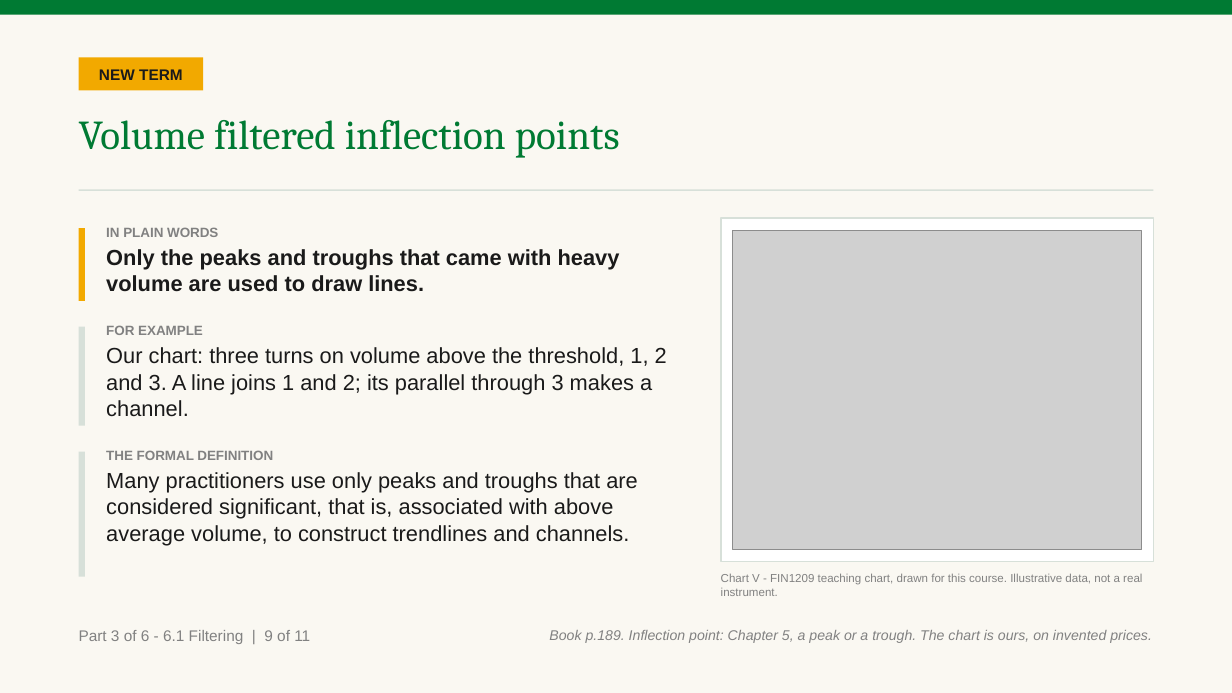
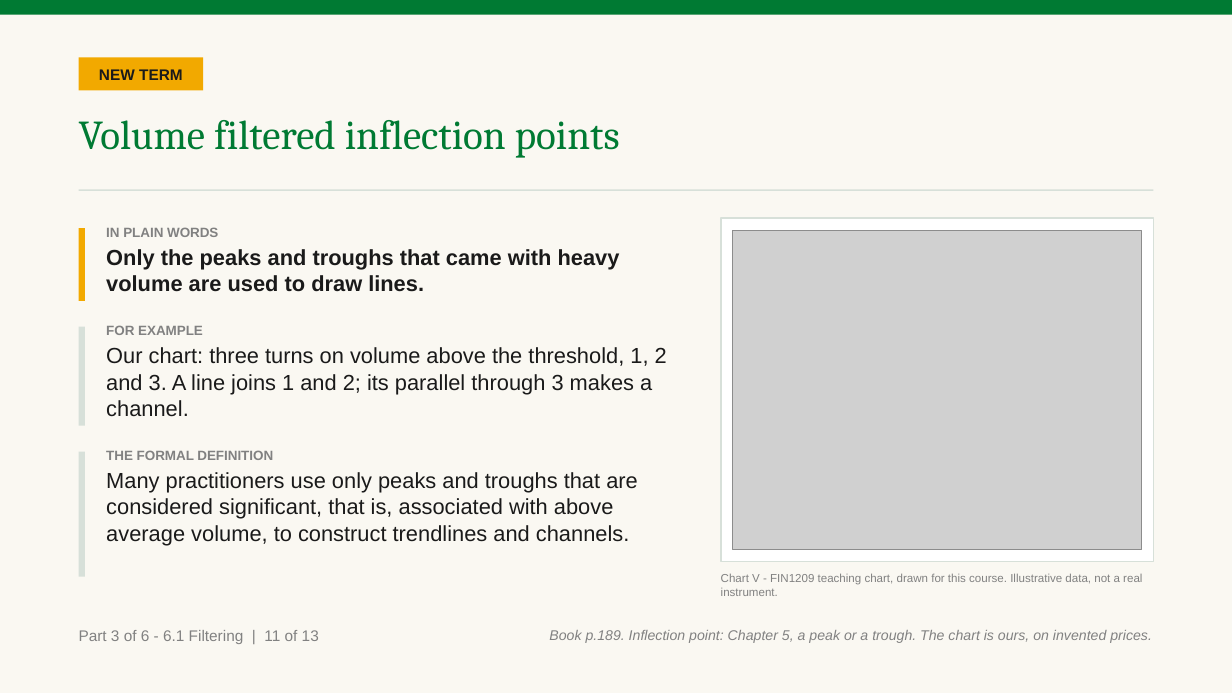
Before and after one commit to benjiesotelo-sudo/Telos_FIN1209, a slide deck: slide 65 of chapter-06/FIN1209-Chapter-06.pptx (slide 63 before the commit). Drawn at 1232x693 pixels with LibreOffice and Linux fonts; fonts in the diff are those of the drawing; grey boxes stand for pictures. Boxes give left, top, right and bottom in pixels: in the first picture for what was removed or moved away, otherwise in the second. Text is boxed around its words. In the diff, an @@ line names an element or a change of style, - is before the commit and + after.

```diff
--- a/chapter-06/FIN1209-Chapter-06.pptx
+++ b/chapter-06/FIN1209-Chapter-06.pptx
@@ text at [79, 630, 319, 644]: text changed @@
-Part 3 of 6 - 6.1 Filtering | 9 of 11
+Part 3 of 6 - 6.1 Filtering | 11 of 13
```
Also in this commit, not shown: 10 other slides changed, 2 slides added, 2 other files.
